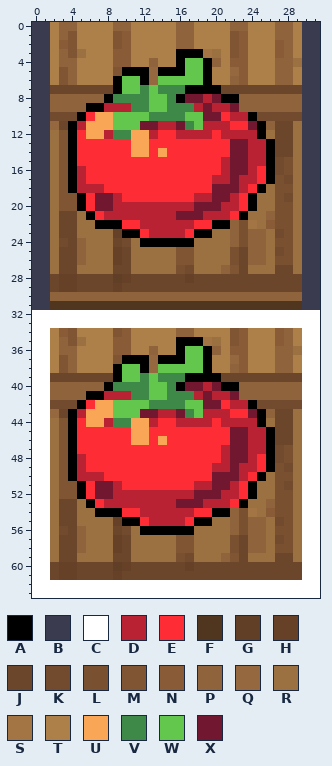
Edited in one commit: pixel-art sprite (src/main/resources/graphic/map/sprites/table/table_storage-tomato.png). That is the earlier state.
The file is 32x64 pixels. Colours within 5 levels of each other are drawn and written as one.
Palette (. is transparent): A #000000  B #3b3b50  C #ffffff  D #b92233  E #fe2c34  F #50361f  G #613f26  H #674028  J #6c462a  K #724a2d  L #795030  M #805533  N #895b37  P #8f643c  Q #95683f  R #9c7141  S #a37444  T #ad804a  U #f9a756  V #3e8948  W #63c74d  X #721730
Pixels before, first column x 0:
 0 BBTPPTTTTPPTTTTTPPTTTTPPTTTPPTBB
 1 BBTPMTTTTMNTTTTTPPTTTTMNTTTPPTBB
 2 BBTNMTTTTMNTTTTTPPTTTTMNTTTNPTBB
 3 BBTPMRTTTNNTTTTTAAASRTMNTTTNPTBB
 4 BBTPPTTTTNNTTPTTAWWAPTNNTTTPPRBB
 5 BBTMPTTTTMAAAQAAAWWATTQNTTTPPTBB
 6 BBTMPTTTTAWWAQWWWWWATTPNTTTPPTBB
 7 BBJJJJJJJAWWVWVVVAAAAJJJJJJJJJBB
 8 BBPPPPPPAVVVVWWVAXXDXAAPPPPPPPBB
 9 BBPPPPAADDDVVWWVVVDXDDXPPPPPPPBB
10 BBKKKAEUUWWWWVVVVWWXXEDDAKKKKKBB
11 BBQJADUUUWWWXXDDXVWDDDEEXAPJJRBB
12 BBRMAEUUDVVUUDEEDDDDEDDDDARJJRBB
13 BBRMAEEEEEEUUEEEEEEEEEXXDDAJJRBB
14 BBRMAEEEEEEUUEUEEEEEEEXXDDAJJRBB
15 BBRMAEEEEEEEEEEEEEEEEDXXDDAKLRBB
16 BBRMADEEEEEEEEEEEEEEEDXXDEAKLRBB
17 BBRMADEEEEEEEEEEEEEEDDXDDEALKRBB
18 BBRMADDDEEEEEEEEEEEEXXXDEARLLRBB
19 BBRMMAEXXDEEEEEEEEDDXXDEARRLKRBB
20 BBRMMAEXXDDDDDDDDDXXXDDEARRLLRBB
21 BBRJJRAEDDDDDDDDXXXDDDEARRPLLRBB
22 BBRJJRRAAAEEDDDDDDEEAAPLSRNLLRBB
23 BBRJJRRRRHAAEDDDDEAARRPLPPRKLRBB
24 BBRKJPRRRJKRAAAAAARRRRPLPPRLLRBB
25 BBRJJPRRRHJRRRRRMMRRRRLJPPRKLRBB
26 BBRJJPRRRHJRRRRRMMRRRRLJPPRLLRBB
27 BBRJJRRRRJJRRRRRLKRRRPMJRRRJJRBB
28 BBJHHJJJJGHJJJJJJHJJJJJJJJJJJJBB
29 BBJHHJJJJHJJJJJJJJJJJJJJJJJJJJBB
30 BBPPPPPPPPPPPPPPPPPPPPPPPPPPPPBB
31 BBFFFFFFFFFFFFFFFFFFFFFFFFFFFFBB
32 CCCCCCCCCCCCCCCCCCCCCCCCCCCCCCCC
33 CCCCCCCCCCCCCCCCCCCCCCCCCCCCCCCC
34 CCTNMTTTTMNTTTTTPPTTTTMNTTTNPTCC
35 CCTPMRTTTNNTTTTTAAASRTMNTTTNPTCC
36 CCTPPTTTTNNTTPTTAWWAPTNNTTTPPRCC
37 CCTMPTTTTMAAAQAAAWWATTQNTTTPPTCC
38 CCTMPTTTTAWWAQWWWWWATTPNTTTPPTCC
39 CCJJJJJJJAWWVWVVVAAAAJJJJJJJJJCC
40 CCPPPPPPAVVVVWWVAXXDXAAPPPPPPPCC
41 CCPPPPAADDDVVWWVVVDXDDXPPPPPPPCC
42 CCKKKAEUUWWWWVVVVWWXXEDDAKKKKKCC
43 CCQJADUUUWWWXXDDXVWDDDEEXAPJJRCC
44 CCRMAEUUDVVUUDEEDDDDEDDDDARJJRCC
45 CCRMAEEEEEEUUEEEEEEEEEXXDDAJJRCC
46 CCRMAEEEEEEUUEUEEEEEEEXXDDAJJRCC
47 CCRMAEEEEEEEEEEEEEEEEDXXDDAKLRCC
48 CCRMADEEEEEEEEEEEEEEEDXXDEAKLRCC
49 CCRMADEEEEEEEEEEEEEEDDXDDEALKRCC
50 CCRMADDDEEEEEEEEEEEEXXXDEARLLRCC
51 CCRMMAEXXDEEEEEEEEDDXXDEARRLKRCC
52 CCRMMAEXXDDDDDDDDDXXXDDEARRLLRCC
53 CCRJJRAEDDDDDDDDXXXDDDEARRPLLRCC
54 CCRJJRRAAAEEDDDDDDEEAAPLSRNLLRCC
55 CCRJJRRRRHAAEDDDDEAARRPLPPRKLRCC
56 CCRKJPRRRJKRAAAAAARRRRPLPPRLLRCC
57 CCRJJPRRRHJRRRRRMMRRRRLJPPRKLRCC
58 CCRJJPRRRHJRRRRRMMRRRRLJPPRLLRCC
59 CCRJJRRRRJJRRRRRLKRRRPMJRRRJJRCC
60 CCJHHJJJJGHJJJJJJHJJJJJJJJJJJJCC
61 CCJHHJJJJHJJJJJJJJJJJJJJJJJJJJCC
62 CCCCCCCCCCCCCCCCCCCCCCCCCCCCCCCC
63 CCCCCCCCCCCCCCCCCCCCCCCCCCCCCCCC
After the commit:
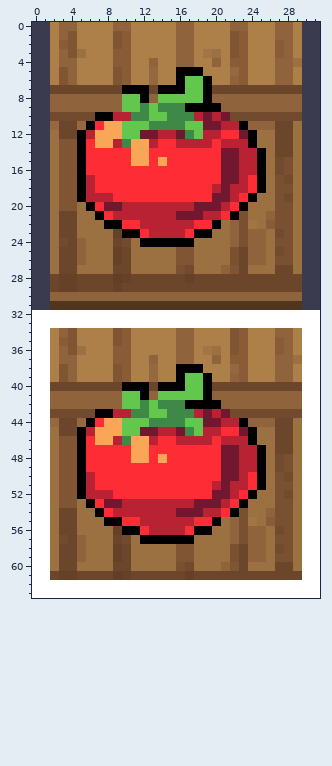
Changes in this commit:
Changed rows in their new state; - is an unchanged pixel.
first column x 3:
 3 -------------PPT--------
 4 -------------PPTT-------
 5 -------NTT-TT-AAT-------
 6 ------MNTT-TTA----------
 7 ------JAAAJAAAWW-J------
 8 -----PPWWAP-WWWWAPPP----
 9 ---PPPPWW--V--AAAAPP----
10 --KKAADDVVWW--VD-DXKKK--
11 -JQAE-U--WVVVVW-XX-DAPP-
12 JJAD-UUWWXXDDXVW-DEEXAR-
13 -MA-UUDV--D--DDDD-DDDARR
14 -MA--------E------X-D-AR
15 -MA-----UU-U------X-D-AR
16 -MA---------------X-D-AR
17 -MAD-------------EX--EAR
18 -MA-E------------D-D----
19 ---DDDE--------EE-------
20 --RAE-X------------EAR--
21 ---RAE------------EAL---
22 ----R-------------R-----
first column x 2:
34 -P-----------------------P--
35 -N-T---M------PPTTT---------
36 --MR-------T--PPTSR-M----N-T
37 -P-----NNTTPTTPPTTP-N------R
38 -------MNTT-TTAAAT--Q-------
39 TMPTTTTMNTTQTTAWW-TTPNTTTPPT
40 JJJJJJJJAAAJAA-WWAJJJJJJJJJJ
41 ----PPPPWWAP-WWWWAPPP-------
42 PPPPPPPP--VW---AAAAPPPPPPPPP
43 KKKKKAADDVVWWVV-DX-XKKKKKKKK
44 QJJQAEUUWWWVVVVWWXX--APPP---
45 -JJADUUUWWXXDDXVWDD-E-ARR---
46 --MA-UUDV--DE-DDDD-DDDARR---
47 --MA-----UU--------X-D-ARJJ-
48 --MA-----UU-U------X-D-AR---
49 --MA--------------EX---ARKL-
50 --MA-E------------E-------K-
51 ----DEEE--------EED--DEA--L-
52 ----DDDEEEEEEEEEEE-X------K-
53 -MM---XX------DD-XX-----R---
54 ------EDDD----XXXDDEA-R-P---
55 ------AAEED----DEEA---SRNL--
56 -J-R---HAAEDDDDEAA-------K--
57 -K-----JK-AAAAAA----PL---L--
58 -------------------------K--
59 ---P---H------MM---RL-PP-LL-
60 RJJRRRRJJRRRRRLKRRRPM-RRR--R
61 -------GH------H------------
Boxes around the changes in both pictures, in picture pixels (x1, y1, x2, y2):
changed: (59, 49, 275, 229)
changed: (50, 328, 302, 580)
